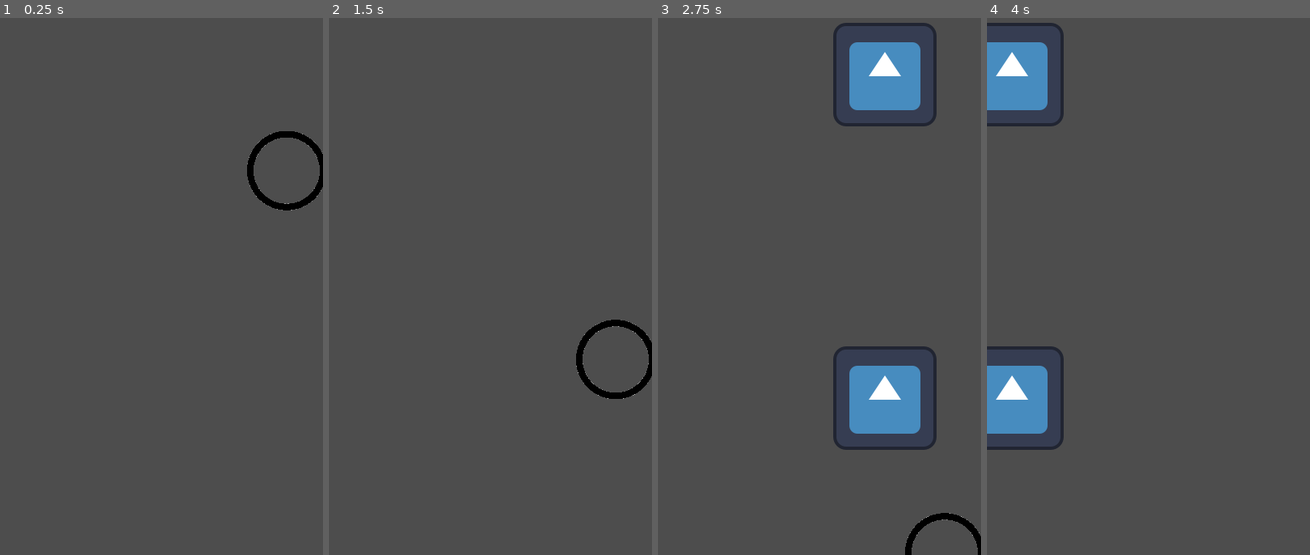
Above: before the commit, frames 1-4 (left to right).
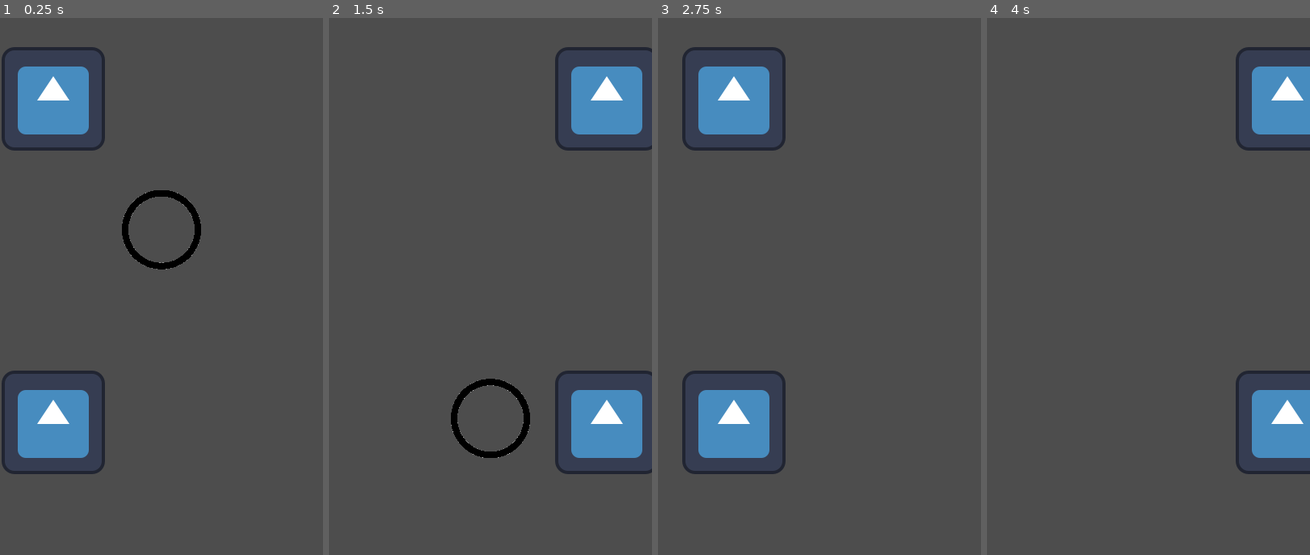
Above: after the commit, the same moments.

Repository: coreypowerdejong/flappy-bird
Game: Godot game, scene res://main.tscn
Two runs of this game, one before a commit and one after it. Both use one fixed random seed, a clock stepped at 60 frames per second and the inputs below. The engine's default icon, where the game draws it, is replaced by a stand-in: a white triangle on a blue panel in a dark square.
Inputs:
- Up to frame 1 (0.25 s): no input
- Up to frame 2 (1.5 s): tap Space (jump) at 0.77 s
- Up to frame 3 (2.75 s): tap Space (jump) at 1.52 s
- Up to frame 4 (4 s): tap Space (jump) at 3.02, 3.77 s

The runs differ from the first frame. In frame 1, 8.7% of the frame differs, in the area x 0-100%, y 5-85%; in frame 2, 8.1%; in frame 3, 14%, in the area x 7-100%, y 0-100%; in frame 4, 11%.

Commit message:
Add pipe wrapping

Diff:
--- a/main.tscn
+++ b/main.tscn
@@ -9,11 +9,12 @@
 radius = 47.8539
 
 [sub_resource type="RectangleShape2D" id="RectangleShape2D_ip1gb"]
+size = Vector2(128, 128)
 
 [node name="main" type="Node2D"]
 
 [node name="bird" type="CharacterBody2D" parent="."]
-position = Vector2(355, 212)
+position = Vector2(200, 285)
 script = ExtResource("1_n5ngb")
 metadata/_edit_group_ = true
 
@@ -25,7 +26,7 @@
 texture = ExtResource("1_rt342")
 
 [node name="pipe" type="Node2D" parent="."]
-position = Vector2(831, 126)
+position = Vector2(116, 156)
 script = ExtResource("3_kgtnp")
 metadata/_edit_group_ = true
 
--- a/pipe.gd
+++ b/pipe.gd
@@ -1,5 +1,6 @@
 extends Node2D
 
+var window_size = get_viewport()
 
 # Called when the node enters the scene tree for the first time.
 func _ready():
@@ -9,5 +10,6 @@
 
 # Called every frame. 'delta' is the elapsed time since the previous frame.
 func _process(delta):
-	position.x -= 200*delta
-	pass
+	global_position.x -= 200*delta
+	if global_position.x + $top_pipe/CollisionShape2D.shape.size.x / 2 < 0:
+		global_position.x += 400 + $top_pipe/CollisionShape2D.shape.size.x
